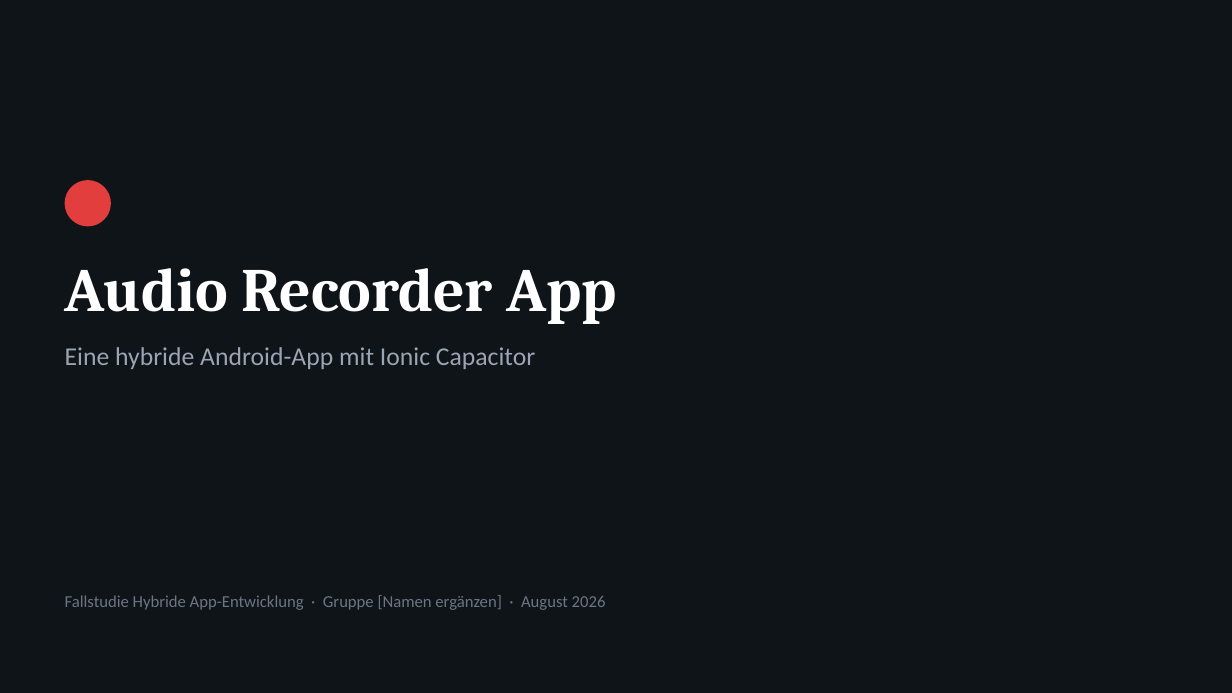
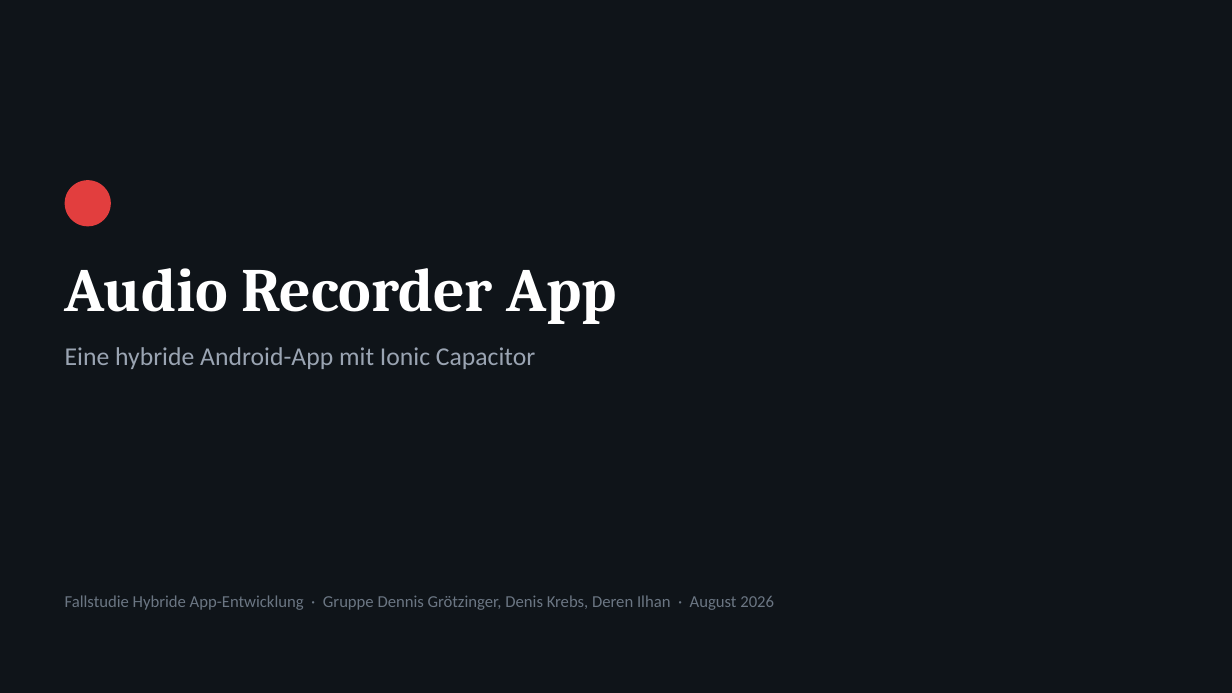
Before and after one commit to Denni-spy/audio-recorder-app, a slide deck: slide 1 of praesentation/Audio-Recorder-App-Praesentation.pptx. Drawn at 1232x693 pixels with LibreOffice and Linux fonts; fonts in the diff are those of the drawing. Boxes give left, top, right and bottom in pixels: in the first picture for what was removed or moved away, otherwise in the second. Text is boxed around its words. In the diff, an @@ line names an element or a change of style, - is before the commit and + after.

```diff
--- a/praesentation/Audio-Recorder-App-Praesentation.pptx
+++ b/praesentation/Audio-Recorder-App-Praesentation.pptx
@@ text at (65,595,774,610): text changed @@
-Fallstudie Hybride App-Entwicklung · Gruppe [Namen ergänzen] · August 2026
+Fallstudie Hybride App-Entwicklung · Gruppe Dennis Grötzinger, Denis Krebs, Deren Ilhan · August 2026
```
Also in this commit, not shown: 12 other slides changed, 1 slide removed.
